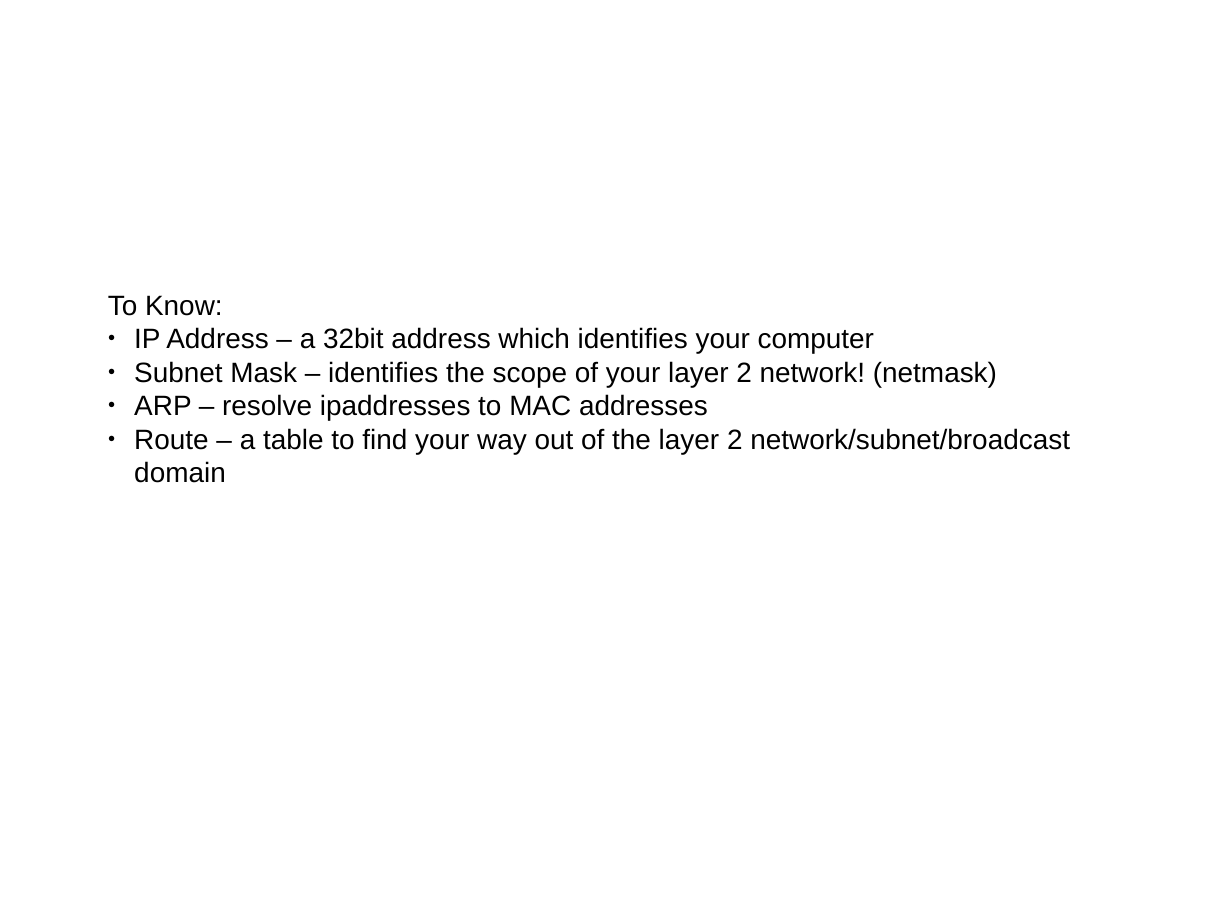
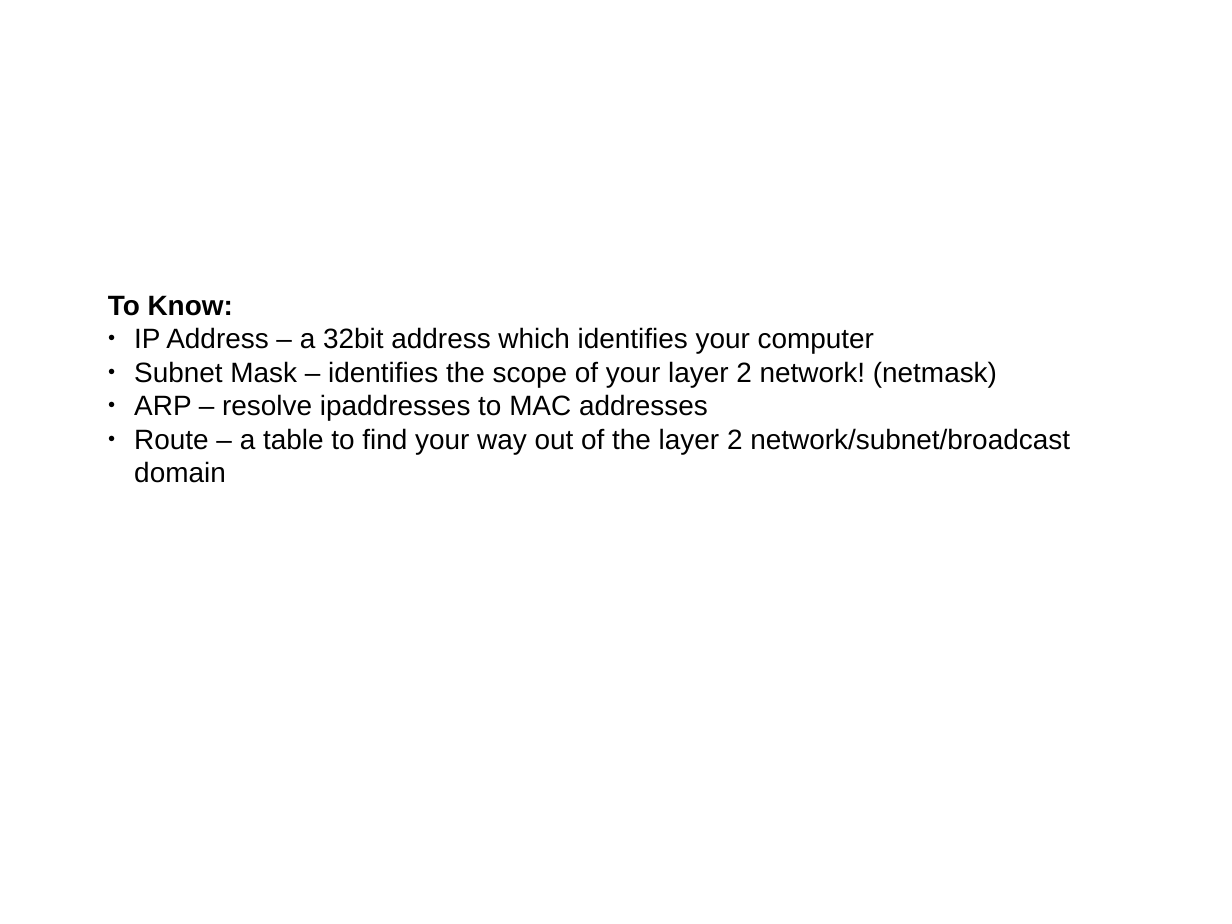
Before and after one commit to sphaero/workshops, a slide deck: slide 19 of Networking/presentation.odp (slide 12 before the commit). Drawn at 1232x924 pixels with LibreOffice and Linux fonts; fonts in the diff are those of the drawing; background and template pictures are left out. Boxes give left, top, right and bottom in pixels: in the first picture for what was removed or moved away, otherwise in the second. Text is boxed around its words. In the diff, an @@ line names an element or a change of style, - is before the commit and + after.

```diff
--- a/Networking/presentation.odp
+++ b/Networking/presentation.odp
@@ text at (x1=108, y1=295, x2=233, y2=316): bold on in "To Know:" @@
```
Also in this commit, not shown: 7 other slides changed, 11 slides added, 2 slides removed.
